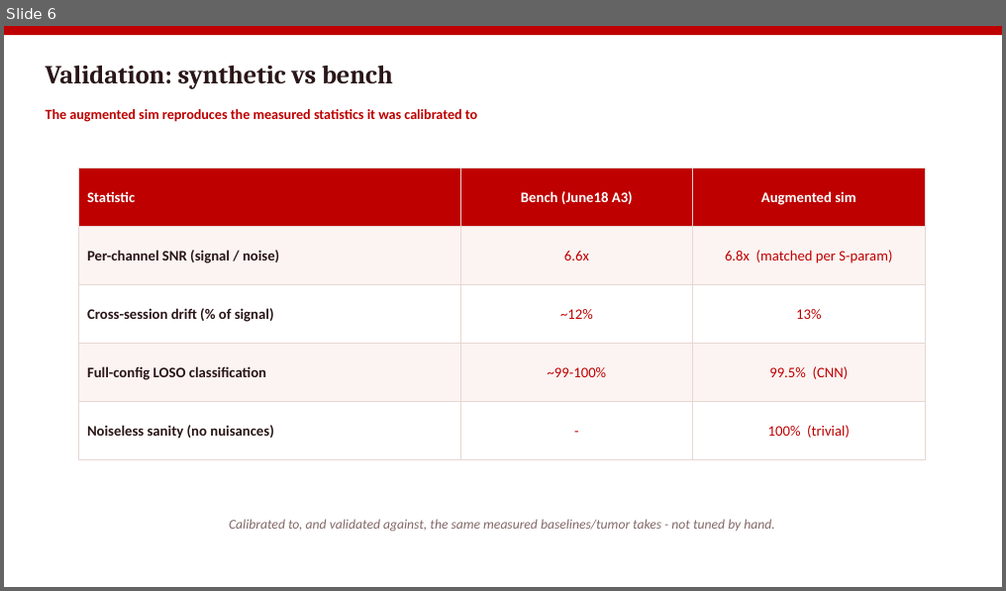
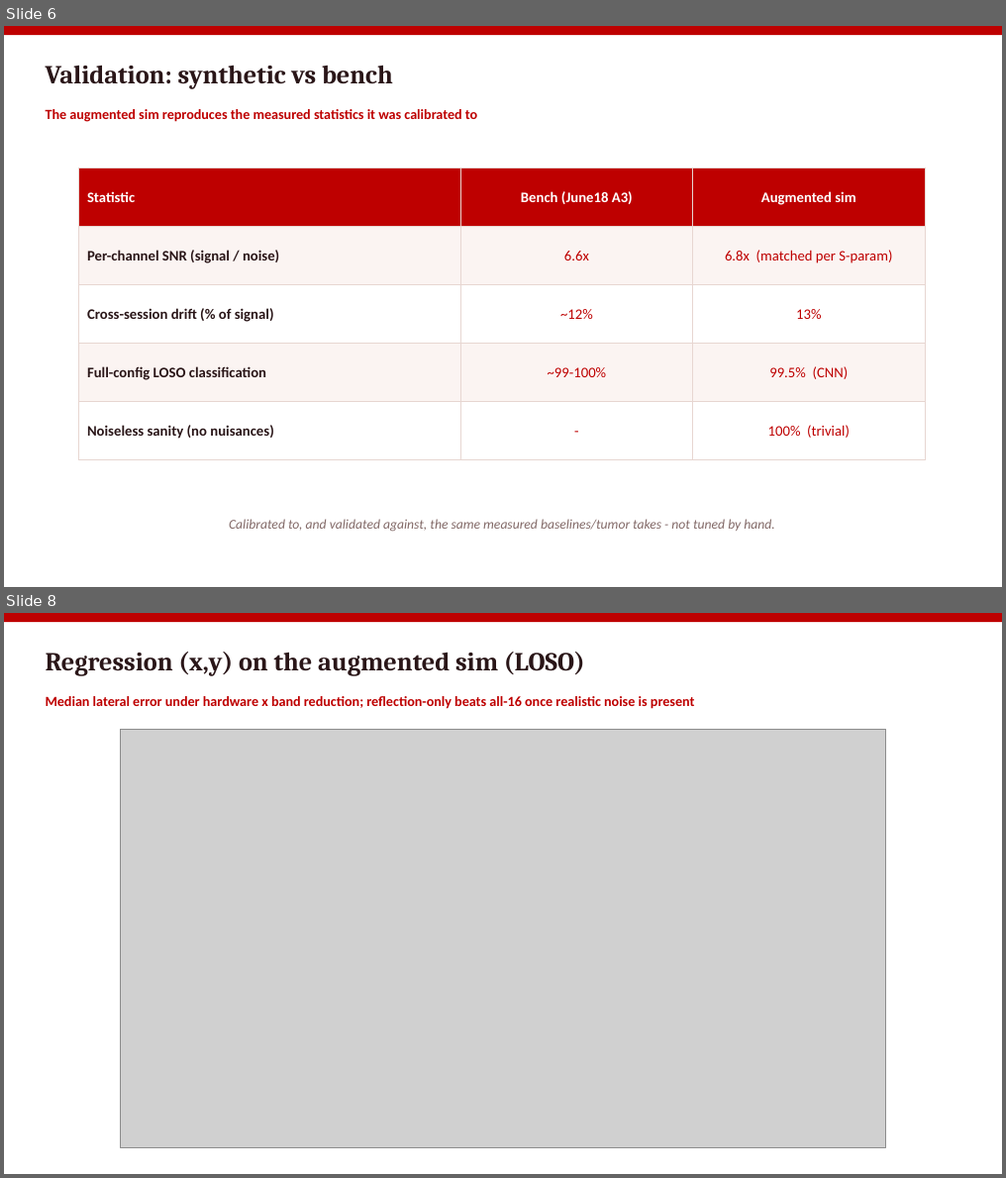
Before and after one commit to pmart1534/microwave-phantom-localization-cnn-mlp, a slide deck: regression_deck/Deck5_Sim_Augmentation.pptx. Shown one above the other, each under a label of ours: slide 6 before the commit, slides 6 and 8 after it; the slides between them are not shown. The pictures are 1006x591 and 1006x1178 pixels, drawn with LibreOffice and Linux fonts; fonts in the diff are those of the drawing; grey boxes stand for pictures. Boxes give left, top, right and bottom in pixels: in the first picture for what was removed or moved away, otherwise in the second. Text is boxed around its words. In the diff, an @@ line names an element or a change of style, - is before the commit and + after.

```diff
--- a/regression_deck/Deck5_Sim_Augmentation.pptx
+++ b/regression_deck/Deck5_Sim_Augmentation.pptx
@@ slide 8 added at box(4, 613, 1002, 1174), background #FFFFFF @@
@@ rectangle added at box(4, 613, 1002, 622), fill #BE0000 @@
@@ text added at box(46, 652, 585, 676), 25 pt, text #2A1618, bold @@
+Regression (x,y) on the augmented sim (LOSO)
@@ text added at box(46, 696, 695, 709), 13.5 pt, text #BE0000, bold @@
+Median lateral error under hardware x band reduction; reflection-only beats all-16 once realistic noise is present
@@ picture added at box(120, 729, 886, 1149) @@
```
Also in this commit, not shown: 1 slide changed, 12 other files.
